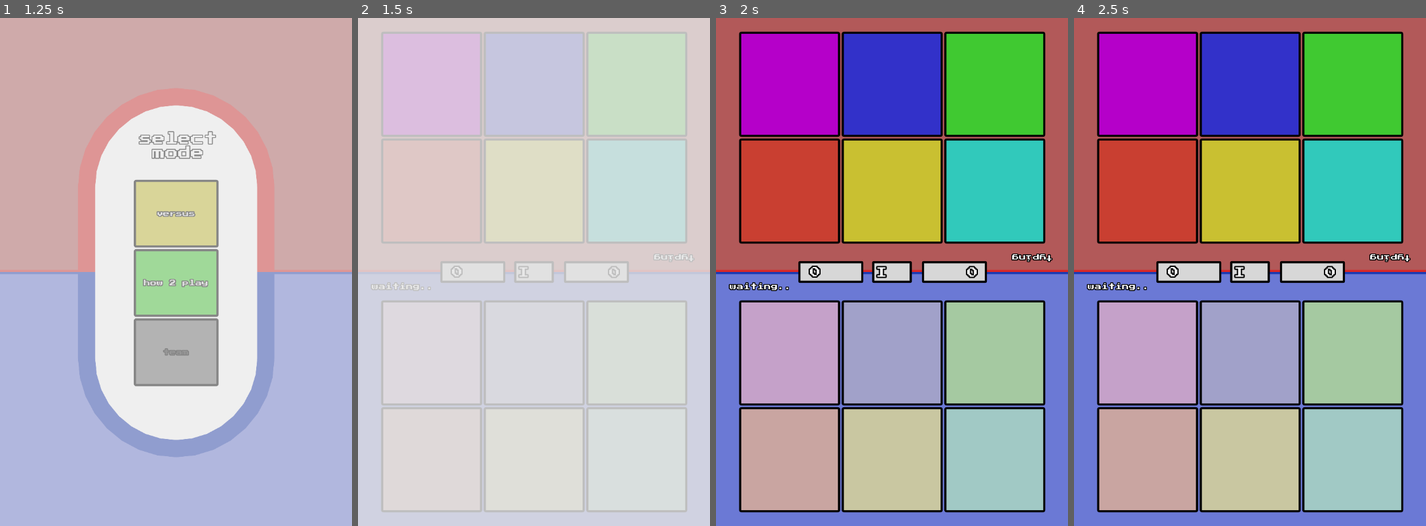
Above: before the commit, frames 1-4 (left to right).
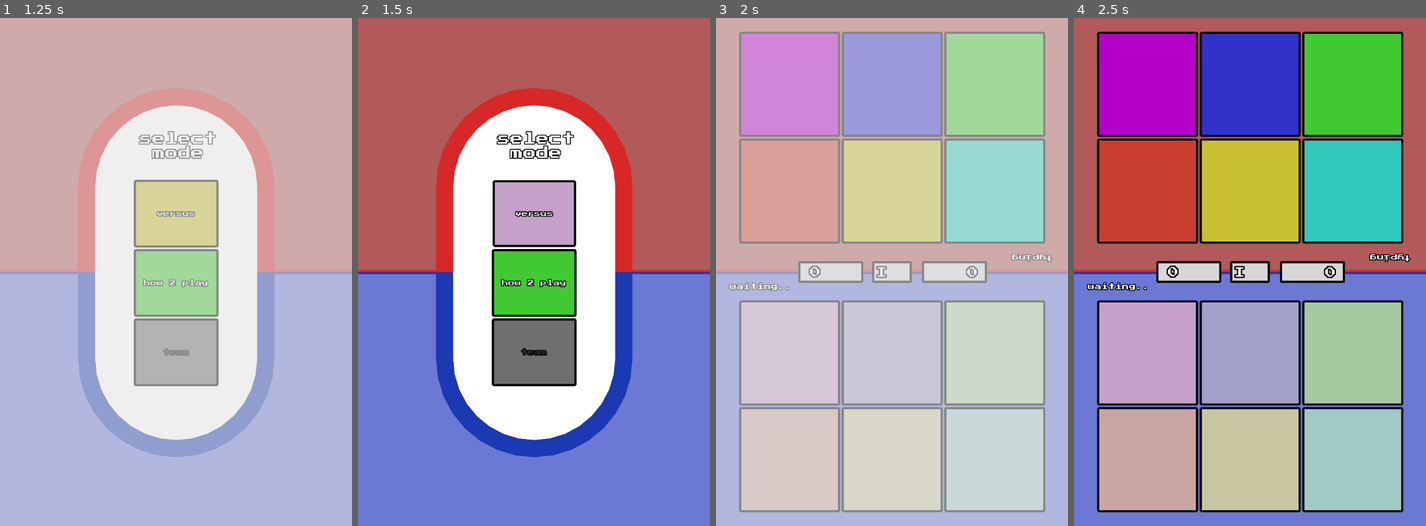
Above: after the commit, the same moments.

Repository: ronjang/cifer
Game: Godot game, scene res://scenes/Menu.tscn
Same seed, same stepped clock (60 frames per second), same inputs: the game is played once before the commit and once after it.
Inputs (mouse positions are in pixels of both pictures, inside the frame that each line leads up to):
- Up to frame 1 (1.25 s): click (176, 272) at 0.5 s
- Up to frame 2 (1.5 s): click "versus" at 1.25 s
- Up to frame 3 (2 s): no input
- Up to frame 4 (2.5 s): click (1147, 84) at 2 s

Frame 1 is identical in both runs. In frame 2, 100% of the frame differs, in the area x 0-100%, y 0-100%; in frame 3, 99%; in frame 4, nothing differs.

Commit message:
folder sync

Diff:
--- a/project.godot
+++ b/project.godot
@@ -14,10 +14,15 @@
 run/main_scene="res://scenes/Menu.tscn"
 config/icon="res://assets/icon.png"
 
+[audio]
+
+driver=""
+
 [autoload]
 
 SceneTransition="*res://scenes/scene_transition.tscn"
 GlobalVars="*res://global_vars.gd"
+BackgroundMusic="*res://scenes/background_music.tscn"
 
 [display]
 
@@ -28,6 +33,7 @@
 
 editor=false
 type=false
+audio=false
 
 [gui]
 
--- a/scenes/End.gd
+++ b/scenes/End.gd
@@ -8,6 +8,7 @@
 
 
 func _on_TextureButton_pressed():
+	$StartSound.play(0)
 	$Timer.start(.4)
 	$AnimationPlayer.play("buttonAnim")
 	$Control/CiferMenutext.rotSpeed = 1.5
@@ -24,3 +25,6 @@
 	if GlobalVars.winner == "down":
 		$Background/Up/endText.text = "you won!\nscore: " + str(GlobalVars.scoreDown)
 		$Background/Down/endText.text = "you lost :(\nscore: " + str(GlobalVars.scoreUp)
+	if GlobalVars.winner == "draw":
+		$Background/Up/endText.text = "it's a draw! :O\nscore: " + str(GlobalVars.scoreDown)
+		$Background/Down/endText.text = "it's a draw! :O\nscore: " + str(GlobalVars.scoreUp)
--- a/scenes/End.tscn
+++ b/scenes/End.tscn
@@ -1,9 +1,10 @@
-[gd_scene load_steps=14 format=2]
+[gd_scene load_steps=15 format=2]
 
 [ext_resource path="res://scenes/CiferMenutext.gd" type="Script" id=1]
 [ext_resource path="res://assets/restart-button.png" type="Texture" id=2]
 [ext_resource path="res://assets/cifer_endtext.png" type="Texture" id=3]
 [ext_resource path="res://scenes/End.gd" type="Script" id=4]
+[ext_resource path="res://assets/sounds/start.mp3" type="AudioStream" id=5]
 
 [sub_resource type="StyleBoxFlat" id=1]
 bg_color = Color( 0.592157, 0.592157, 0.592157, 1 )
@@ -183,5 +184,9 @@
 anims/RESET = SubResource( 6 )
 anims/buttonAnim = SubResource( 9 )
 
+[node name="StartSound" type="AudioStreamPlayer" parent="."]
+stream = ExtResource( 5 )
+volume_db = -12.0
+
 [connection signal="pressed" from="TextureButton" to="." method="_on_TextureButton_pressed"]
 [connection signal="timeout" from="Timer" to="." method="_on_Timer_timeout"]
--- a/scenes/Menu.gd
+++ b/scenes/Menu.gd
@@ -1,11 +1,12 @@
 extends Control
 
 var scene = preload("res://scenes/Selection.tscn")
-
+var stream = preload("res://assets/sounds/soundtrack_density_and_time_maze.mp3")
 
 
 
 func _on_TextureButton_pressed():
+	$StartSound.play(0)
 	$Timer.start(.4)
 	$AnimationPlayer.play("buttonAnim")
 	$Control/CiferMenutext.rotSpeed = 1.5
--- a/scenes/Menu.tscn
+++ b/scenes/Menu.tscn
@@ -1,9 +1,10 @@
-[gd_scene load_steps=12 format=2]
+[gd_scene load_steps=13 format=2]
 
 [ext_resource path="res://assets/cifer_menutext.png" type="Texture" id=1]
 [ext_resource path="res://scenes/CiferMenutext.gd" type="Script" id=2]
 [ext_resource path="res://assets/power-button.png" type="Texture" id=3]
 [ext_resource path="res://scenes/Menu.gd" type="Script" id=4]
+[ext_resource path="res://assets/sounds/start.mp3" type="AudioStream" id=5]
 
 [sub_resource type="StyleBoxFlat" id=1]
 bg_color = Color( 0.592157, 0.592157, 0.592157, 1 )
@@ -146,5 +147,9 @@
 rect_pivot_offset = Vector2( 256, 256 )
 texture_normal = ExtResource( 3 )
 
+[node name="StartSound" type="AudioStreamPlayer" parent="."]
+stream = ExtResource( 5 )
+volume_db = -12.0
+
 [connection signal="timeout" from="Timer" to="." method="_on_Timer_timeout"]
 [connection signal="pressed" from="TextureButton" to="." method="_on_TextureButton_pressed"]
--- a/scenes/Selection.gd
+++ b/scenes/Selection.gd
@@ -6,4 +6,17 @@
 
 
 func _on_Button2_pressed():
+	$AnimationPlayer.play("buttonAnim2")
+	$ButtonSound.play(0)
+	$Timer.start(.2)
+
+
+
+
+func _on_Button1_pressed() -> void:
+	$AnimationPlayer.play("buttonAnim")
+	$ButtonSound.play(0)
+
+
+func _on_Timer_timeout() -> void:
 	SceneTransition.change_scene_to(scene)
--- a/scenes/Selection.tscn
+++ b/scenes/Selection.tscn
@@ -1,9 +1,10 @@
-[gd_scene load_steps=18 format=2]
+[gd_scene load_steps=22 format=2]
 
 [ext_resource path="res://button_disabled_magenta.tres" type="StyleBox" id=1]
 [ext_resource path="res://button_normal_yellow.tres" type="StyleBox" id=2]
 [ext_resource path="res://button_normal_green.tres" type="StyleBox" id=3]
 [ext_resource path="res://button_normal_magenta.tres" type="StyleBox" id=4]
+[ext_resource path="res://assets/sounds/start.mp3" type="AudioStream" id=5]
 [ext_resource path="res://scenes/Selection.gd" type="Script" id=6]
 [ext_resource path="res://button_disabled_green.tres" type="StyleBox" id=7]
 
@@ -80,6 +81,65 @@
 corner_radius_bottom_right = 5
 corner_radius_bottom_left = 5
 
+[sub_resource type="Animation" id=12]
+length = 0.001
+tracks/0/type = "value"
+tracks/0/path = NodePath("Background/VBoxContainer/Button2:rect_scale")
+tracks/0/interp = 1
+tracks/0/loop_wrap = true
+tracks/0/imported = false
+tracks/0/enabled = true
+tracks/0/keys = {
+"times": PoolRealArray( 0 ),
+"transitions": PoolRealArray( 1 ),
+"update": 0,
+"values": [ Vector2( 1, 1 ) ]
+}
+tracks/1/type = "value"
+tracks/1/path = NodePath("Background/VBoxContainer/Button1:rect_scale")
+tracks/1/interp = 1
+tracks/1/loop_wrap = true
+tracks/1/imported = false
+tracks/1/enabled = true
+tracks/1/keys = {
+"times": PoolRealArray( 0 ),
+"transitions": PoolRealArray( 1 ),
+"update": 0,
+"values": [ Vector2( 1, 1 ) ]
+}
+
+[sub_resource type="Animation" id=13]
+resource_name = "buttonAnim"
+length = 0.2
+tracks/0/type = "value"
+tracks/0/path = NodePath("Background/VBoxContainer/Button1:rect_scale")
+tracks/0/interp = 1
+tracks/0/loop_wrap = true
+tracks/0/imported = false
+tracks/0/enabled = true
+tracks/0/keys = {
+"times": PoolRealArray( 0, 0.1, 0.2 ),
+"transitions": PoolRealArray( 1, 1, 1 ),
+"update": 0,
+"values": [ Vector2( 1, 1 ), Vector2( 0.9, 0.9 ), Vector2( 1, 1 ) ]
+}
+
+[sub_resource type="Animation" id=14]
+resource_name = "buttonAnim2"
+length = 0.2
+tracks/0/type = "value"
+tracks/0/path = NodePath("Background/VBoxContainer/Button2:rect_scale")
+tracks/0/interp = 1
+tracks/0/loop_wrap = true
+tracks/0/imported = false
+tracks/0/enabled = true
+tracks/0/keys = {
+"times": PoolRealArray( 0, 0.1, 0.2 ),
+"transitions": PoolRealArray( 1, 1, 1 ),
+"update": 0,
+"values": [ Vector2( 1, 1 ), Vector2( 0.9, 0.9 ), Vector2( 1, 1 ) ]
+}
+
 [node name="Control" type="Control"]
 anchor_right = 1.0
 anchor_bottom = 1.0
@@ -156,6 +216,7 @@
 [node name="Button2" type="Button" parent="Background/VBoxContainer"]
 margin_right = 197.0
 margin_bottom = 157.0
+rect_pivot_offset = Vector2( 98, 78 )
 size_flags_horizontal = 3
 size_flags_vertical = 3
 custom_fonts/font = SubResource( 8 )
@@ -170,6 +231,7 @@
 margin_top = 161.0
 margin_right = 197.0
 margin_bottom = 318.0
+rect_pivot_offset = Vector2( 98, 78 )
 size_flags_horizontal = 3
 size_flags_vertical = 3
 custom_fonts/font = SubResource( 8 )
@@ -195,4 +257,17 @@
 disabled = true
 text = "team"
 
+[node name="ButtonSound" type="AudioStreamPlayer" parent="."]
+stream = ExtResource( 5 )
+volume_db = -12.0
+
+[node name="AnimationPlayer" type="AnimationPlayer" parent="."]
+anims/RESET = SubResource( 12 )
+anims/buttonAnim = SubResource( 13 )
+anims/buttonAnim2 = SubResource( 14 )
+
+[node name="Timer" type="Timer" parent="."]
+
 [connection signal="pressed" from="Background/VBoxContainer/Button2" to="." method="_on_Button2_pressed"]
+[connection signal="pressed" from="Background/VBoxContainer/Button1" to="." method="_on_Button1_pressed"]
+[connection signal="timeout" from="Timer" to="." method="_on_Timer_timeout"]
--- a/scenes/World.tscn
+++ b/scenes/World.tscn
@@ -777,7 +777,6 @@
 [node name="Button4" type="Button" parent="Playerup/Buttons/VBox2"]
 margin_right = 235.0
 margin_bottom = 244.0
-rect_scale = Vector2( 0.9, 0.9 )
 rect_pivot_offset = Vector2( 117, 122 )
 focus_mode = 0
 size_flags_horizontal = 3
@@ -977,6 +976,7 @@
 [connection signal="pressed" from="Playerup/Buttons/VBox2/Button4" to="Playerup/Buttons" method="_on_Button4_pressed"]
 [connection signal="pressed" from="Playerup/Buttons/VBox2/Button5" to="Playerup/Buttons" method="_on_Button5_pressed"]
 [connection signal="pressed" from="Playerup/Buttons/VBox2/Button6" to="Playerup/Buttons" method="_on_Button6_pressed"]
+[connection signal="animation_finished" from="Playerup/Buttons/AnimationPlayer" to="Playerup/Buttons" method="_on_AnimationPlayer_animation_finished"]
 [connection signal="Player_done_Typing" from="Playerdown" to="." method="_on_Playerdown_Player_done_Typing"]
 [connection signal="pressed" from="Playerdown/Buttons/VBox1/Button1" to="Playerdown/Buttons" method="_on_Button1_pressed"]
 [connection signal="pressed" from="Playerdown/Buttons/VBox1/Button2" to="Playerdown/Buttons" method="_on_Button2_pressed"]
--- /dev/null
+++ b/scenes/background_music.tscn
@@ -0,0 +1,8 @@
+[gd_scene load_steps=2 format=2]
+
+[ext_resource path="res://assets/sounds/soundtrack_density_and_time_maze.mp3" type="AudioStream" id=1]
+
+[node name="AudioStreamPlayer" type="AudioStreamPlayer"]
+stream = ExtResource( 1 )
+volume_db = -14.0
+autoplay = true
--- a/scripts/Buttonsup.gd
+++ b/scripts/Buttonsup.gd
@@ -31,9 +31,11 @@
 
 
 
+
 func _on_Button1_pressed():
 	ownButtons.append(1)
 	animationPlayer.play("buttonTap1")
+	yield(animationPlayer, "animation_finished")
 
 
 func _on_Button2_pressed():
@@ -59,3 +61,7 @@
 func _on_Button6_pressed():
 	ownButtons.append(6)
 	animationPlayer.play("buttonTap6")
+
+
+func _on_AnimationPlayer_animation_finished(anim_name: String) -> void:
+	pass # Replace with function body.
--- a/scripts/Main.gd
+++ b/scripts/Main.gd
@@ -22,6 +22,7 @@
 
 
 func _ready():
+	BackgroundMusic.volume_db = -999
 	setStage(1)
 	changeTurns(1)
 	$Playerup.isGuessing = false
@@ -91,6 +92,8 @@
 		endGame()
 	if turnsTaken > 0 and turnsTaken % 2 == 0:
 		setStage(currentStage+1)
+	$Playerdown.amountOfTaps = currentAmountOfTaps
+	$Playerup.amountOfTaps = currentAmountOfTaps
 
 func giveScore(amount: int):
 	match whoIsInTurn:
@@ -119,18 +122,19 @@
 		return false
 
 func handlePlayer():
-	print(correctButtons)
 	match whoIsInTurn:
 		'$Playerup':
 			if $Playerup.isGuessing == true:
 				checkIfButtonsWereCorrect($Playerup.lastTappedButtons, correctButtons)
 				$Playerup.isGuessing = false
 				$Playerup.isTyping = true
+				updateStage()
 			elif $Playerup.isTyping == true:
 				setCorrectButtons()
 				$Playerup.isTyping = false
 				$Playerup.isWaiting = true
 				changeTurns(2)
+
 			elif $Playerup.isWaiting == true:
 				return ERR_BUG
 		'$Playerdown':
@@ -138,15 +142,19 @@
 				checkIfButtonsWereCorrect($Playerdown.lastTappedButtons, correctButtons)
 				$Playerdown.isGuessing = false
 				$Playerdown.isTyping = true
+				updateStage()
 			elif $Playerdown.isTyping == true:
 				setCorrectButtons()
 				$Playerdown.isTyping = false
 				$Playerdown.isWaiting = true
 				changeTurns(1)
+
 			elif $Playerdown.isWaiting == true:
 				return ERR_BUG
+	print(correctButtons)
 
 func setCorrectButtons():
+	print("set buttons")
 	if whoIsInTurn != null:
 		match whoIsInTurn:
 			'$Playerup':
@@ -155,12 +163,10 @@
 				correctButtons = $Playerdown.lastTappedButtons.duplicate()
 
 func changeTurns(player:int):
-	updateStage()
 	turnsTaken += 1
 	match player:
 		1:
 			whoIsInTurn = '$Playerup'
-			$Playerup.amountOfTaps = currentAmountOfTaps
 			$Playerup.isGuessing = true
 			$Playerup.canTap = true
 			$Playerdown.canTap = false
@@ -169,7 +175,6 @@
 			$Playerup.activate()
 		2:
 			whoIsInTurn = '$Playerdown'
-			$Playerdown.amountOfTaps = currentAmountOfTaps
 			$Playerup.canTap = false
 			$Playerdown.isGuessing = true
 			$Playerdown.canTap = true
@@ -209,4 +214,5 @@
 	handlePlayer()
 
 func _on_Timer_timeout() -> void:
+	BackgroundMusic.volume_db = -13
 	SceneTransition.change_scene("res://scenes/End.tscn")
Not shown, changed: assets/cifer_key.jpg.import
Not shown, added: assets/sounds/button1.mp3.import
Not shown, added: assets/sounds/button2.mp3.import
Not shown, added: assets/sounds/button3.mp3.import
Not shown, added: assets/sounds/button4.mp3.import
Not shown, added: assets/sounds/button5.mp3.import
Not shown, added: assets/sounds/button6.mp3.import
Not shown, added: assets/sounds/soundtrack_density_and_time_maze.mp3.import
Not shown, added: assets/sounds/start.mp3.import
Not shown, changed: .gitignore
Not shown, changed: TODO.md
Not shown, added: assets/sounds/button1.mp3
(and 7 more such lines)
